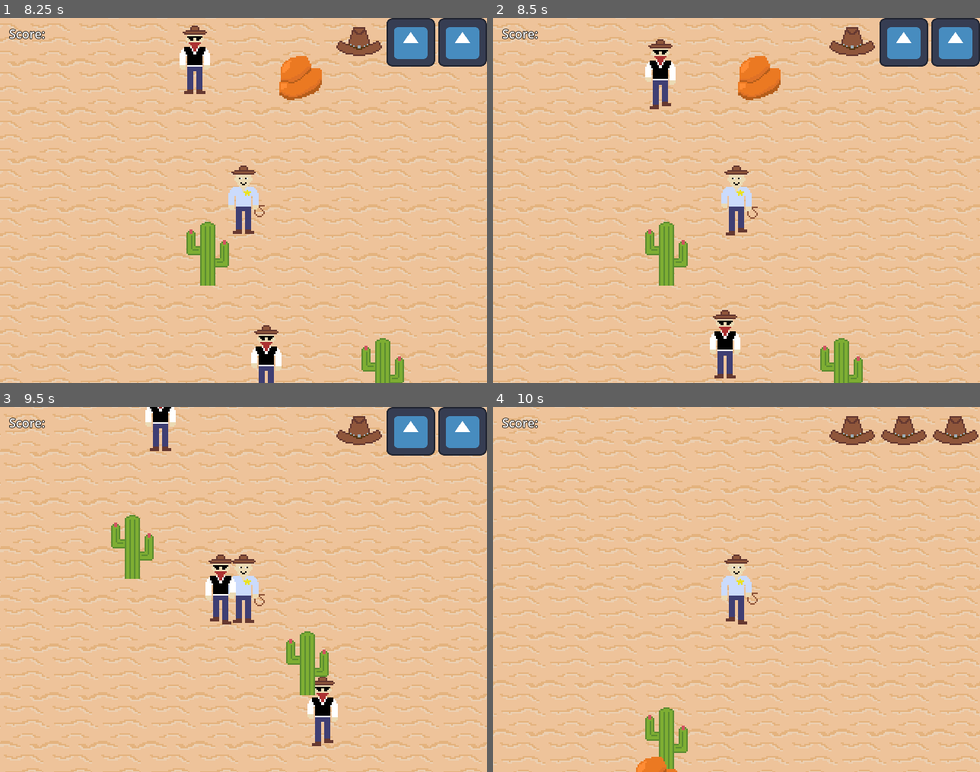
Above: before the commit, frames 1-4 (two rows, left to right).
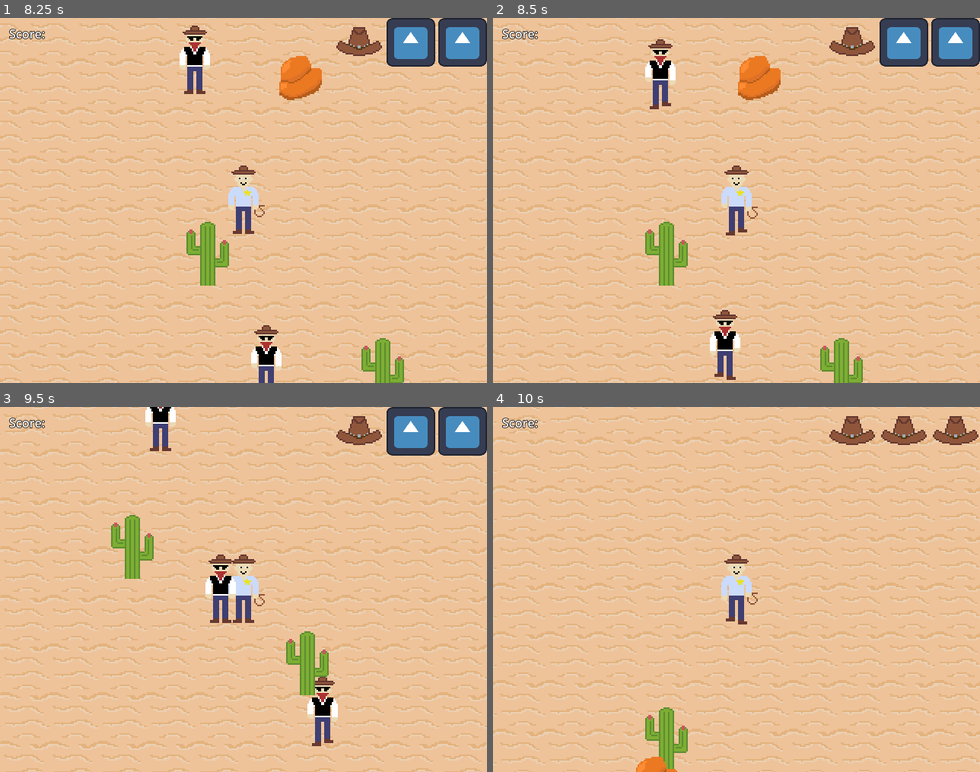
Above: after the commit, the same moments.

Repository: thearst3rd/gmtk-2025
Game: Godot game, scene res://src/menu/main_menu.tscn
Two runs of this game, one before a commit and one after it. Both use one fixed random seed, a clock stepped at 60 frames per second and the inputs below. The engine's default icon, where the game draws it, is replaced by a stand-in: a white triangle on a blue panel in a dark square.
Inputs (mouse positions are in pixels of both pictures, inside the frame that each line leads up to):
- Up to frame 1 (8.25 s): click "Play" at 0.5 s; tap Enter at 1.25 s; move the mouse to (219, 273) at 1.27 s; press the mouse at (219, 273) at 1.28 s; hold W (move_up) 1.28-2.78 s; move the mouse to (389, 255) at 2.02 s; release the mouse at (389, 255) at 2.03 s; click (389, 255) at 2.1 s; move the mouse to (97, 145) at 2.77 s; press the mouse at (97, 145) at 2.78 s; hold A (move_left) 2.78-4.28 s; move the mouse to (267, 200) at 3.52 s; release the mouse at (267, 200) at 3.53 s; click (267, 200) at 3.6 s; move the mouse to (170, 109) at 4.27 s; press the mouse at (170, 109) at 4.28 s; hold S (move_down) 4.28-5.03 s; move the mouse to (350, 182) at 5.02 s; release the mouse at (350, 182) at 5.03 s; hold D (move_right) 5.03-5.78 s; click (350, 182) at 5.1 s; move the mouse to (146, 218) at 5.77 s; press the mouse at (146, 218) at 5.78 s; hold W (move_up) 5.78-6.53 s; move the mouse to (292, 120) at 6.52 s; release the mouse at (292, 120) at 6.53 s; hold D (move_right) from 6.53 s (still down); click (292, 120) at 6.6 s; move the mouse to (219, 273) at 7.27 s; press the mouse at (219, 273) at 7.28 s; move the mouse to (389, 255) at 8.02 s; release the mouse at (389, 255) at 8.03 s; click (389, 255) at 8.1 s
- Up to frame 2 (8.5 s): keep holding D (move_right)
- Up to frame 3 (9.5 s): move the mouse to (97, 534) at 8.77 s; release D (move_right) at 8.78 s; press the mouse at (97, 534) at 8.78 s; hold S (move_down) from 8.78 s (still down)
- Up to frame 4 (10 s): move the mouse to (760, 589) at 9.52 s; release S (move_down) at 9.53 s; release the mouse at (760, 589) at 9.53 s; hold A (move_left) from 9.53 s (still down); click (760, 589) at 9.6 s

Frame 1 is identical in both runs. In frame 2, less than 0.1% of the frame differs, in the area x 44-51%, y 90-100%; in frame 3, less than 0.1%; in frame 4, nothing differs.

Commit message:
Add basic footstep sounds

Diff:
--- /dev/null
+++ b/default_bus_layout.tres
@@ -0,0 +1,9 @@
+[gd_resource type="AudioBusLayout" format=3 uid="uid://cycsd8pocila3"]
+
+[resource]
+bus/1/name = &"Sound"
+bus/1/solo = false
+bus/1/mute = false
+bus/1/bypass_fx = false
+bus/1/volume_db = 0.0
+bus/1/send = &"Master"
--- a/src/game/enemy.gd
+++ b/src/game/enemy.gd
@@ -3,24 +3,28 @@
 
 
 @export var SPEED := 80.0
+@export var FOOTSTEP_CHANCE := 0.4
+
+@onready var animated_sprite: AnimatedSprite2D = $AnimatedSprite2D
+@onready var footsteps: Array[AudioStreamPlayer2D] = [$Footstep1, $Footstep2, $Footstep3]
 
 
-var is_lassoed := false
+func _ready() -> void:
+	animated_sprite.play(&"walk")
+	animated_sprite.frame_progress = randf() # So that all enemies are randomly offset from another
 
 
 func _physics_process(_delta: float) -> void:
-	# Don't apply this movement if the enemy is lassoed
-	if not is_lassoed:
-		# Set direction to vector at the player
-		var player: CharacterBody2D = get_tree().get_first_node_in_group("Player")
-		var player_position := player.global_position
-		var direction := (player_position - position).normalized()
-		velocity = direction * SPEED
-		$AnimatedSprite2D.play("walk")
-		move_and_slide()
-	else:
-		# Set position to... slowly circling the player?
-		pass
+	# Set direction to vector at the player
+	var player: CharacterBody2D = get_tree().get_first_node_in_group("Player")
+	if not player:
+		animated_sprite.play(&"default")
+		return
+
+	var player_position := player.global_position
+	var direction := (player_position - position).normalized()
+	velocity = direction * SPEED
+	move_and_slide()
 
 
 func is_inside_polygon(points: Array[Vector2]) -> bool:
@@ -43,3 +47,9 @@
 			num_points_inside += 1
 
 	return num_points_inside >= 3
+
+
+func _on_frame_changed() -> void:
+	if animated_sprite.frame in [1, 3]:
+		if randf() < FOOTSTEP_CHANCE:
+			footsteps.pick_random().play()
--- a/src/game/enemy.tscn
+++ b/src/game/enemy.tscn
@@ -1,7 +1,10 @@
-[gd_scene load_steps=11 format=3 uid="uid://cdshjhhgbltki"]
+[gd_scene load_steps=14 format=3 uid="uid://cdshjhhgbltki"]
 
 [ext_resource type="Script" uid="uid://buiyf6n4tkst4" path="res://src/game/enemy.gd" id="1_askbf"]
 [ext_resource type="Texture2D" uid="uid://le4hu0xihpxw" path="res://assets/bad_guy.png" id="3_76a2n"]
+[ext_resource type="AudioStream" uid="uid://dmgg6twx4gqcr" path="res://assets/sfx/enemyFootstep1.wav" id="3_ysghf"]
+[ext_resource type="AudioStream" uid="uid://cvjx88ww5lon" path="res://assets/sfx/enemyFootstep2.wav" id="4_q8ibl"]
+[ext_resource type="AudioStream" uid="uid://chljx1gqr72br" path="res://assets/sfx/enemyFootstep3.wav" id="5_ln6ok"]
 
 [sub_resource type="CapsuleShape2D" id="CapsuleShape2D_askbf"]
 radius = 14.0
@@ -76,3 +79,28 @@
 scale = Vector2(2, 2)
 sprite_frames = SubResource("SpriteFrames_1pqqp")
 animation = &"walk"
+
+[node name="Footstep1" type="AudioStreamPlayer2D" parent="."]
+stream = ExtResource("3_ysghf")
+volume_db = -10.0
+pitch_scale = 0.8
+max_distance = 1200.0
+panning_strength = 2.0
+bus = &"Sound"
+
+[node name="Footstep2" type="AudioStreamPlayer2D" parent="."]
+stream = ExtResource("4_q8ibl")
+volume_db = -10.0
+pitch_scale = 0.9
+max_distance = 1200.0
+panning_strength = 2.0
+bus = &"Sound"
+
+[node name="Footstep3" type="AudioStreamPlayer2D" parent="."]
+stream = ExtResource("5_ln6ok")
+volume_db = -10.0
+max_distance = 1200.0
+panning_strength = 2.0
+bus = &"Sound"
+
+[connection signal="frame_changed" from="AnimatedSprite2D" to="." method="_on_frame_changed"]
--- a/src/game/player.gd
+++ b/src/game/player.gd
@@ -16,6 +16,8 @@
 
 @onready var draw_controller: DrawController = $DrawController
 @onready var i_frames: Timer = $IFrames
+@onready var animated_sprite: AnimatedSprite2D = $AnimatedSprite2D
+@onready var footsteps: Array[AudioStreamPlayer] = [$Footstep1, $Footstep2, $Footstep3]
 
 
 func _physics_process(_delta: float) -> void:
@@ -26,9 +28,9 @@
 	velocity = direction * SPEED
 
 	if direction != Vector2.ZERO:
-		$AnimatedSprite2D.play("walk")
+		animated_sprite.play("walk")
 	else:
-		$AnimatedSprite2D.play("default")
+		animated_sprite.play("default")
 	move_and_slide()
 	for i in get_slide_collision_count():
 		var collision := get_slide_collision(i)
@@ -75,3 +77,12 @@
 
 func _on_i_frames_timeout() -> void:
 	vulnerable = true
+
+
+func _on_frame_changed() -> void:
+	if animated_sprite.frame in [1, 3]:
+		play_footstep()
+
+
+func play_footstep() -> void:
+	footsteps.pick_random().play()
--- a/src/game/player.tscn
+++ b/src/game/player.tscn
@@ -1,8 +1,11 @@
-[gd_scene load_steps=12 format=3 uid="uid://fhqqde4xxf6l"]
+[gd_scene load_steps=15 format=3 uid="uid://fhqqde4xxf6l"]
 
 [ext_resource type="Script" uid="uid://bqway3p6o2xve" path="res://src/game/player.gd" id="1_7dijx"]
 [ext_resource type="Texture2D" uid="uid://drtqu0kbaqtw6" path="res://assets/good_guy.png" id="2_7dijx"]
 [ext_resource type="PackedScene" uid="uid://wg70b3s3fcwt" path="res://src/game/draw_controller.tscn" id="3_fagre"]
+[ext_resource type="AudioStream" uid="uid://0sea0pf4xv4j" path="res://assets/sfx/footstep1.wav" id="4_artl0"]
+[ext_resource type="AudioStream" uid="uid://b5sgrqjqwlpjl" path="res://assets/sfx/footstep2.wav" id="5_uurce"]
+[ext_resource type="AudioStream" uid="uid://wvg5weqt4uy8" path="res://assets/sfx/footstep3.wav" id="6_gmfhk"]
 
 [sub_resource type="CapsuleShape2D" id="CapsuleShape2D_fagre"]
 radius = 15.0
@@ -87,5 +90,23 @@
 wait_time = 0.25
 one_shot = true
 
+[node name="Footstep1" type="AudioStreamPlayer" parent="."]
+stream = ExtResource("4_artl0")
+volume_db = -5.0
+bus = &"Sound"
+
+[node name="Footstep2" type="AudioStreamPlayer" parent="."]
+stream = ExtResource("5_uurce")
+volume_db = -5.0
+pitch_scale = 1.2
+bus = &"Sound"
+
+[node name="Footstep3" type="AudioStreamPlayer" parent="."]
+stream = ExtResource("6_gmfhk")
+volume_db = -5.0
+pitch_scale = 1.3
+bus = &"Sound"
+
+[connection signal="frame_changed" from="AnimatedSprite2D" to="." method="_on_frame_changed"]
 [connection signal="area_entered" from="Hurtbox" to="." method="_on_hurtbox_area_entered"]
 [connection signal="timeout" from="IFrames" to="." method="_on_i_frames_timeout"]
Not shown, added: assets/sfx/enemyFootstep1.wav.import
Not shown, added: assets/sfx/enemyFootstep2.wav.import
Not shown, added: assets/sfx/enemyFootstep3.wav.import
Not shown, added: assets/sfx/footstep1.wav.import
Not shown, added: assets/sfx/footstep2.wav.import
Not shown, added: assets/sfx/footstep3.wav.import
Not shown, added: assets/sfx/enemyFootstep1.wav
Not shown, added: assets/sfx/enemyFootstep2.wav
Not shown, added: assets/sfx/enemyFootstep3.wav
Not shown, added: assets/sfx/footstep1.wav
Not shown, added: assets/sfx/footstep2.wav
Not shown, added: assets/sfx/footstep3.wav
